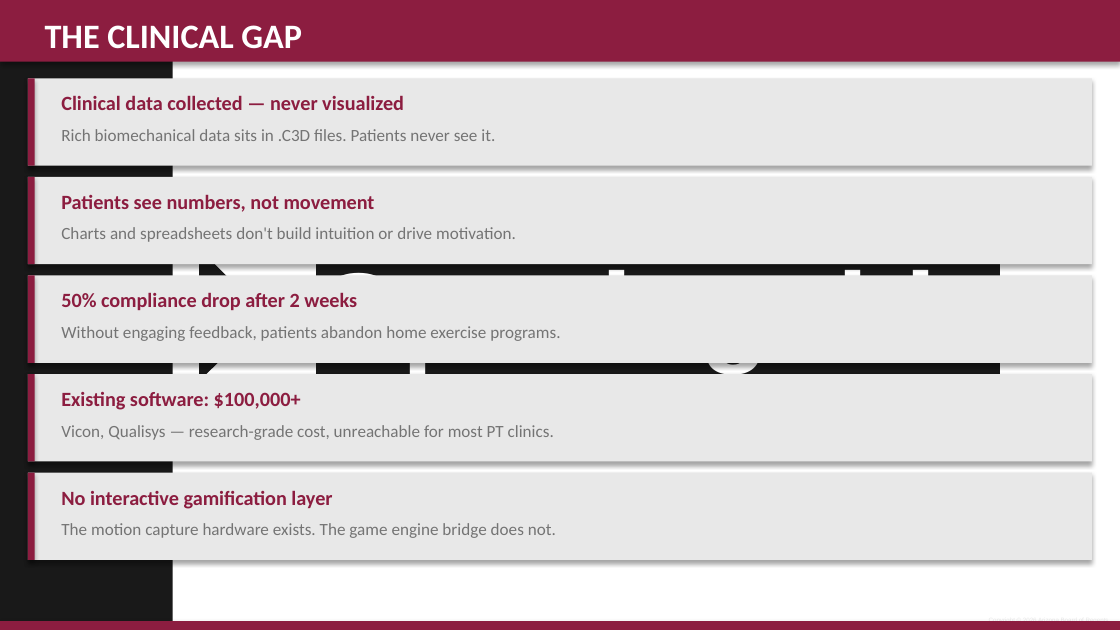
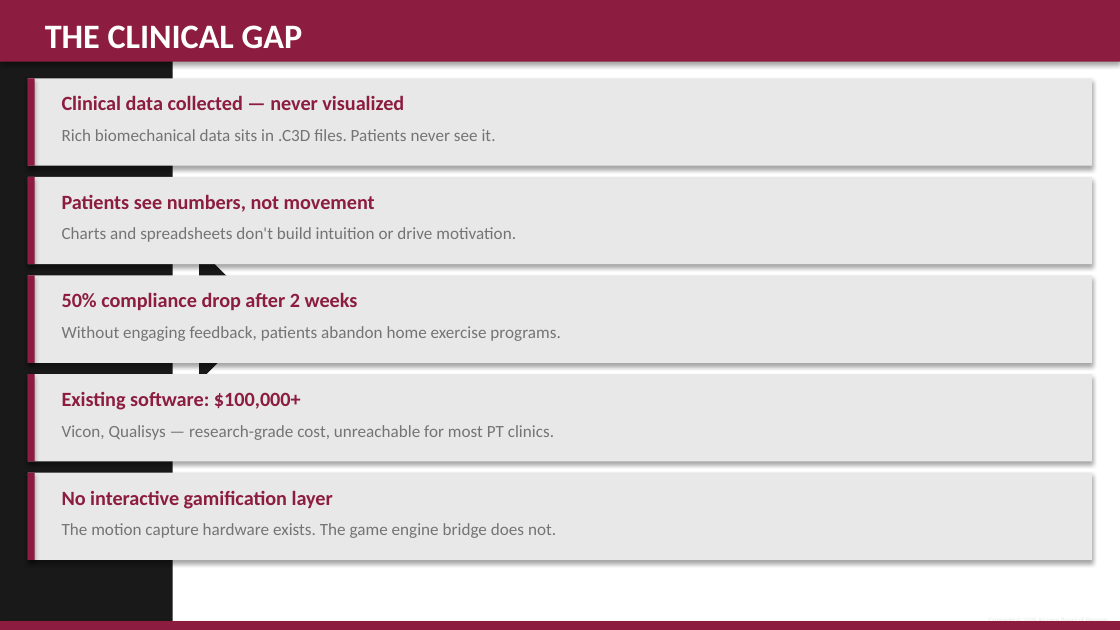
Before and after one commit to BetterCodeGoblin/portfolio, a slide deck: slide 2 of C3D-FBX-ASU-Presentation.pptx. Drawn at 1120x630 pixels with LibreOffice and Linux fonts; fonts in the diff are those of the drawing; background and template pictures are left out. Boxes give left, top, right and bottom in pixels: in the first picture for what was removed or moved away, otherwise in the second. Text is boxed around its words. In the diff, an @@ line names an element or a change of style, - is before the commit and + after.

```diff
--- a/C3D-FBX-ASU-Presentation.pptx
+++ b/C3D-FBX-ASU-Presentation.pptx
@@ right arrow callout removed at [0, 0, 265, 629] @@
@@ freeform shape added at [0, 0, 265, 630], fill #191919 @@
@@ text "Opening title" at [316, 264, 999, 366]: highlight #191919 to none @@
@@ shadow changed in 5 elements at [28, 78, 1092, 166], [28, 177, 1092, 264], [28, 276, 1092, 363], [28, 374, 1092, 461], [28, 473, 1092, 560] @@
```
Also in this commit, not shown: 9 other slides changed.
